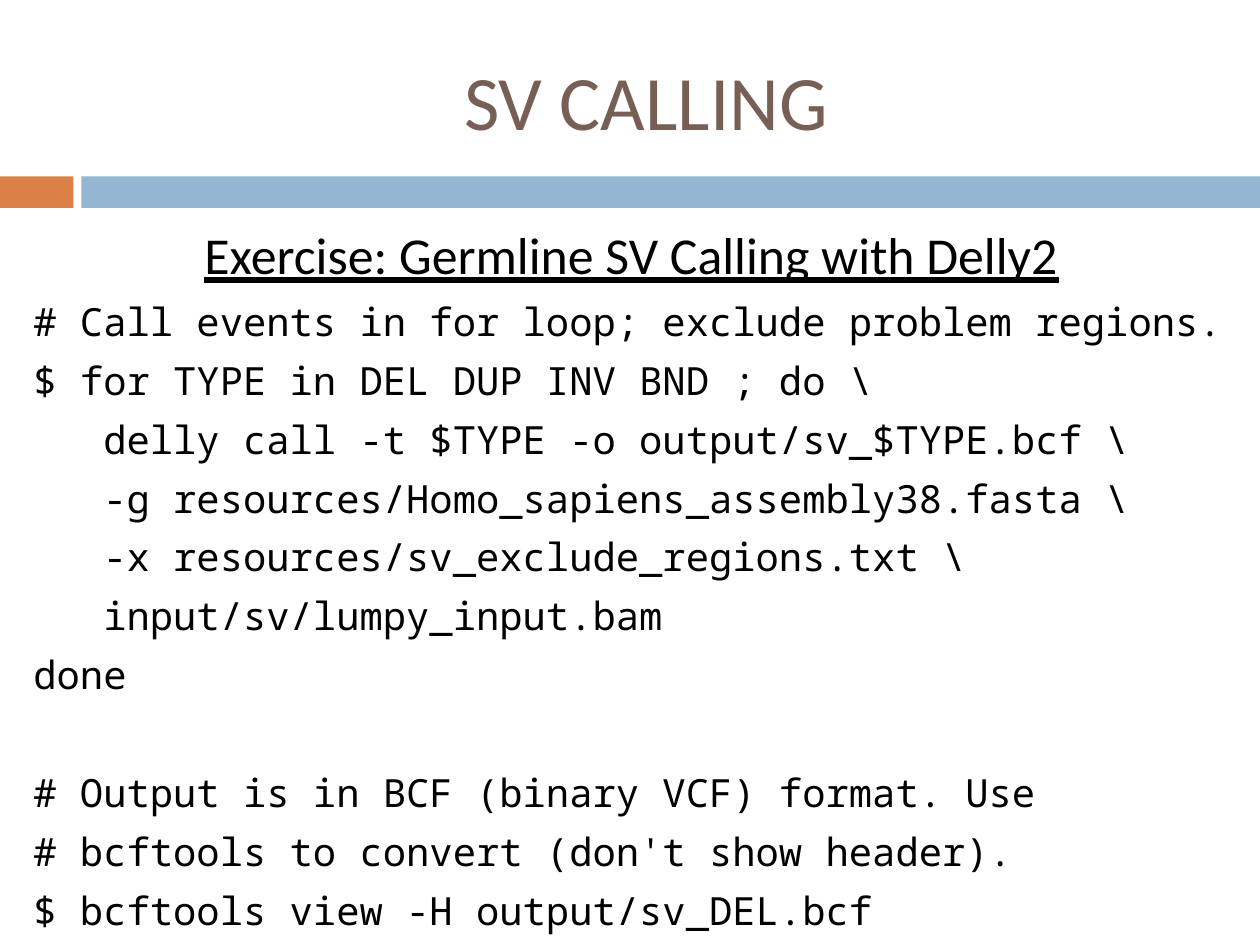
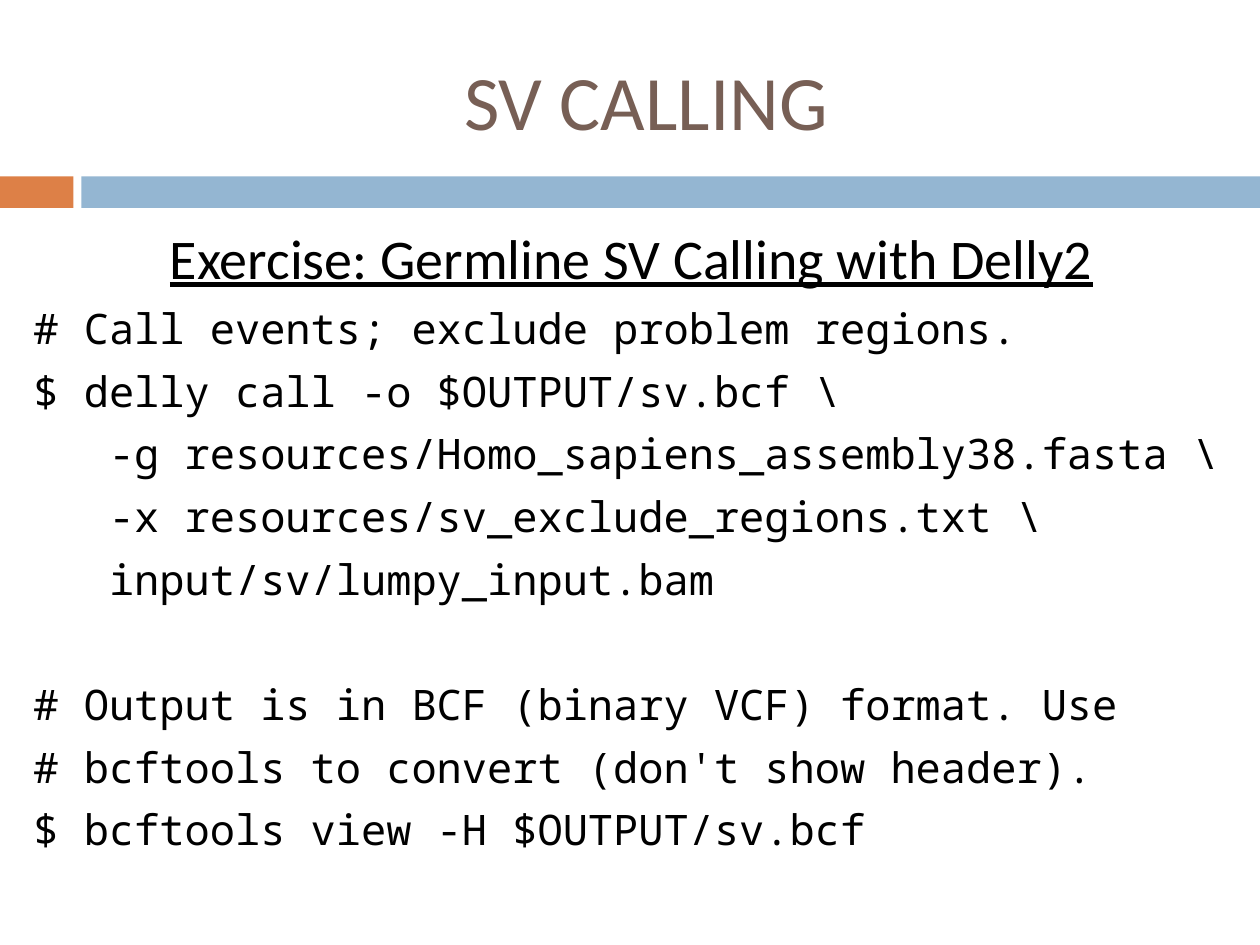
Before and after one commit to jdidion/OpenBioinformaticsWorkshops, a slide deck: slide 15 of development/AdvancedDNASeq/slides/Part4_SVs.pptx. Drawn at 1260x945 pixels with LibreOffice and Linux fonts; fonts in the diff are those of the drawing. Boxes give left, top, right and bottom in pixels: in the first picture for what was removed or moved away, otherwise in the second. Text is boxed around its words. In the diff, an @@ line names an element or a change of style, - is before the commit and + after.

```diff
--- a/development/AdvancedDNASeq/slides/Part4_SVs.pptx
+++ b/development/AdvancedDNASeq/slides/Part4_SVs.pptx
@@ text at bbox=[84, 240, 1168, 790]: size 29.6 to 32 pt in "Exercise: Germline SV Calling with Delly2"; size 22.2 to 24 pt in "-g resources/Homo_sapiens_assembly38.fasta \", "-x resources/sv_exclude_regions.txt \", "input/sv/lumpy_input.bam", "# Output is in BCF (binary VCF) ..." and 1 more places @@
@@ text at bbox=[84, 312, 1017, 418]: text changed; size 22.2 to 24 pt @@
-# Call events in for loop; exclude problem regions.
-$ for TYPE in DEL DUP INV BND ; do \
-delly call -t $TYPE -o output/sv_$TYPE.bcf \
+# Call events; exclude problem regions.
+$ delly call -o $OUTPUT/sv.bcf \
@@ text at bbox=[33, 659, 126, 690]: paragraph removed @@
-done
@@ text at bbox=[84, 813, 865, 848]: text changed; size 22.2 to 24 pt @@
-$ bcftools view -H output/sv_DEL.bcf
+$ bcftools view -H $OUTPUT/sv.bcf
```
Also in this commit, not shown: 5 other slides changed, 5 slides removed, 3 other files.
